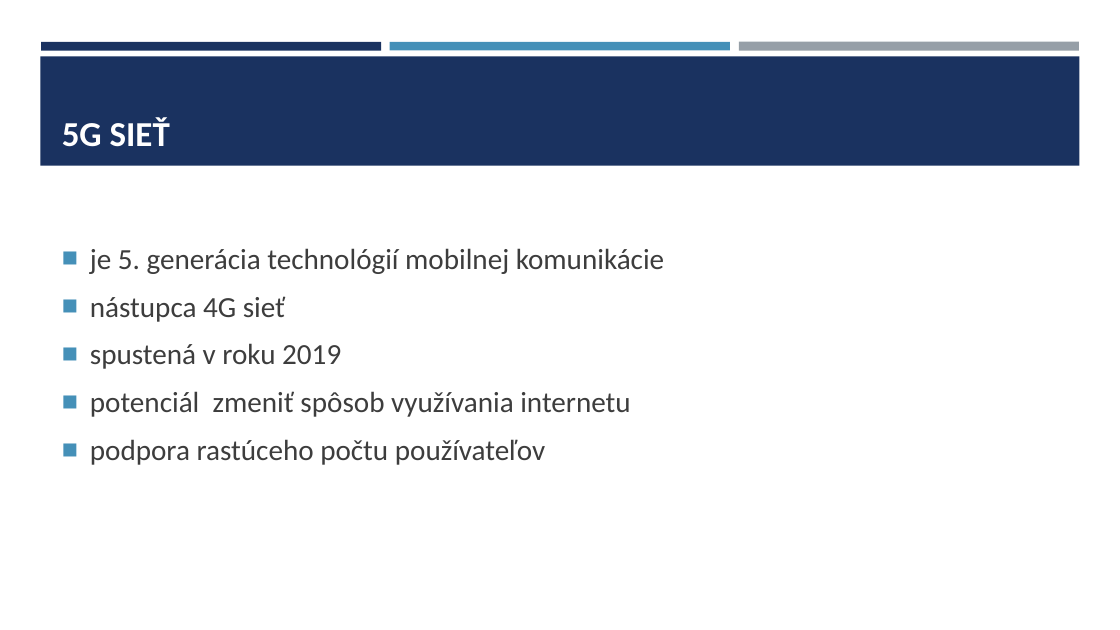
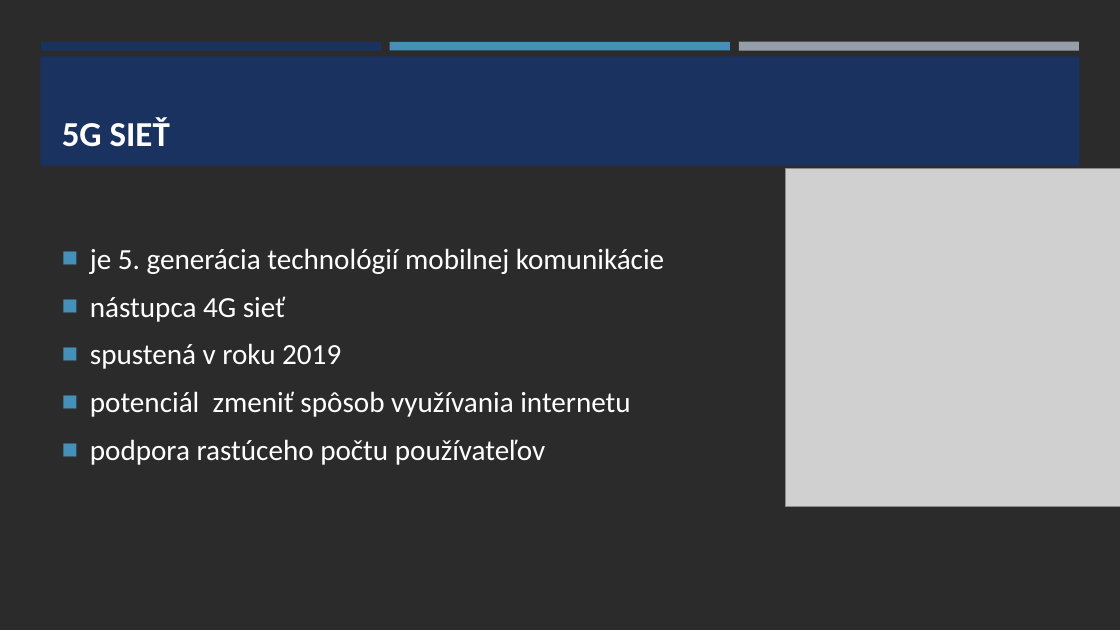
Before and after one commit to Stypec/Rocnikovy-projekt, a slide deck: slide 3 of 5g sieť.pptx. Drawn at 1120x630 pixels with LibreOffice and Linux fonts; fonts in the diff are those of the drawing; grey boxes stand for pictures; background and template pictures are left out; a plain dark background stands for a picture behind light text. Boxes give left, top, right and bottom in pixels: in the first picture for what was removed or moved away, otherwise in the second. Text is boxed around its words. In the diff, an @@ line names an element or a change of style, - is before the commit and + after.

```diff
--- a/5g sieť.pptx
+++ b/5g sieť.pptx
@@ background #FFFFFF to picture (left out) @@
@@ picture added at (786, 168, 1120, 506) @@
@@ text "je 5. generácia technológií mobilnej ..." at (90, 248, 664, 465): text colour #3D3D3D to #FFFFFF @@
```
Also in this commit, not shown: 5 other slides changed, 1 other file.
